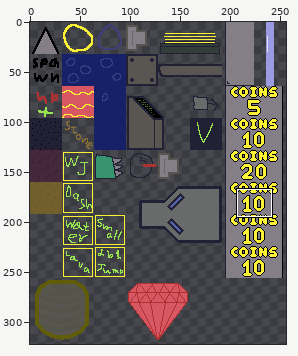
A sprite sheet gets an edit: web/public/assets/images/main_tiles.png. The first picture is a wide view before the edit; the outline marks the close-up.
Close-up. As it was:
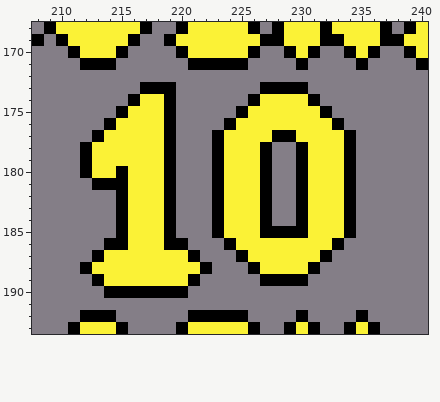
The file is 256x512 pixels. Colours within 5 levels of each other are drawn and written as one. Shown: x 208..240, y 168..193. The wide view leaves out empty margins.
The result:
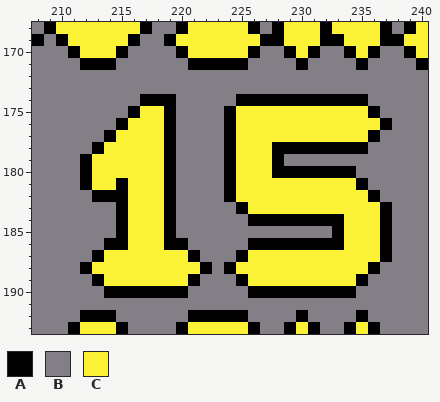
Palette (. is transparent): A #000000  B #847e87  C #fbf236
Changes in this commit:
Colour B becomes colour A in row 174 at x 225 and 232 to 235; in row 175 at x 224 and 236; in row 176 at x 237; in row 177 at x 236; in row 178 at x 228 to 229 and 235; in row 179 at x 228.
Colour B becomes colour A in row 180 at x 228 to 229; in row 181 at x 212 and 235; in row 182 at x 213 to 214 and 236; in row 183 at x 237; in row 184 at x 228 to 229 and 237; in rows 185 to 187 at x 237.
Colour B becomes colour A in row 188 at x 224 and 236; in row 189 at x 225 and 235; in row 190 at x 226 to 234.
Colour C becomes colour A in row 174 at x 217 to 218 and 227 to 230; in row 175 at x 216; in row 176 at x 215; in row 177 at x 214 and 224; in row 178 at x 213, 224 and 231 to 233; in row 179 at x 224.
Colour C becomes colour A in row 180 at x 224 and 231 to 233; in rows 181 to 182 at x 224; in row 183 at x 225; in row 184 at x 226 and 231 to 233; in row 185 at x 233; in row 186 at x 226 to 232.
Colour A becomes colour B in row 173 at x 217 to 219 and 227 to 230; in row 174 at x 216; in row 175 at x 215; in row 176 at x 214; in row 177 at x 213 and 223; in row 178 at x 212 and 223.
Colour A becomes colour B in row 179 at x 223, 230 and 234; in rows 180 to 184 at x 223; in row 185 at x 223 and 227 to 230; in row 186 at x 224.
Colour C becomes colour B in row 179 at x 231 to 233; in row 183 at x 224; in row 184 at x 224 to 225; in row 185 at x 224 to 226 and 231 to 232; in row 186 at x 225.
Colour A becomes colour C in row 175 at x 225 and 232; in row 176 at x 233; in row 177 at x 228 to 229 and 234; in rows 178 to 179 at x 227; in row 180 at x 215 and 227; in row 181 at x 213 to 214, 227, 230 and 234.
Colour A becomes colour C in rows 182 to 183 at x 227, 230 and 234; in rows 184 to 185 at x 234; in row 187 at x 232; in row 188 at x 226 and 231; in row 189 at x 227 to 230.
Colour B becomes colour C in row 175 at x 233 to 235; in row 176 at x 234 to 236; in row 177 at x 235; in row 181 at x 228 to 229; in row 182 at x 228 to 229 and 235; in row 183 at x 228 to 229 and 235 to 236.
Colour B becomes colour C in rows 184 to 185 at x 235 to 236; in row 186 at x 234 to 236; in row 187 at x 233 to 236; in row 188 at x 225 and 232 to 235; in row 189 at x 226 and 231 to 234.
